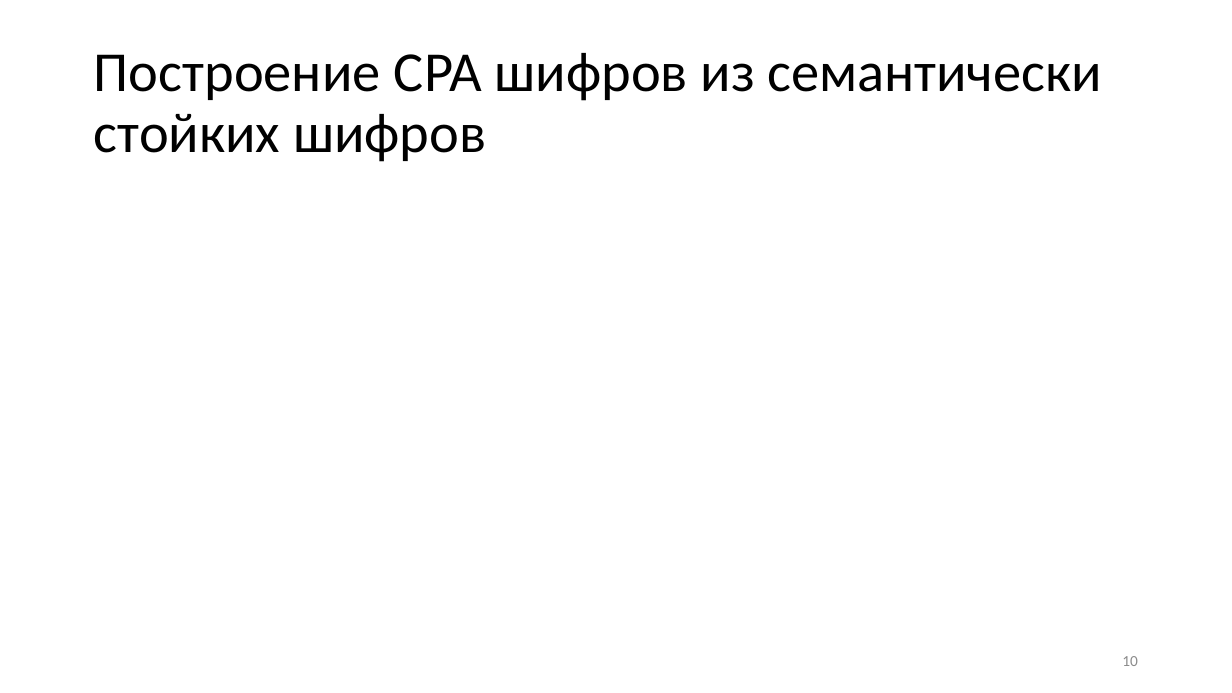
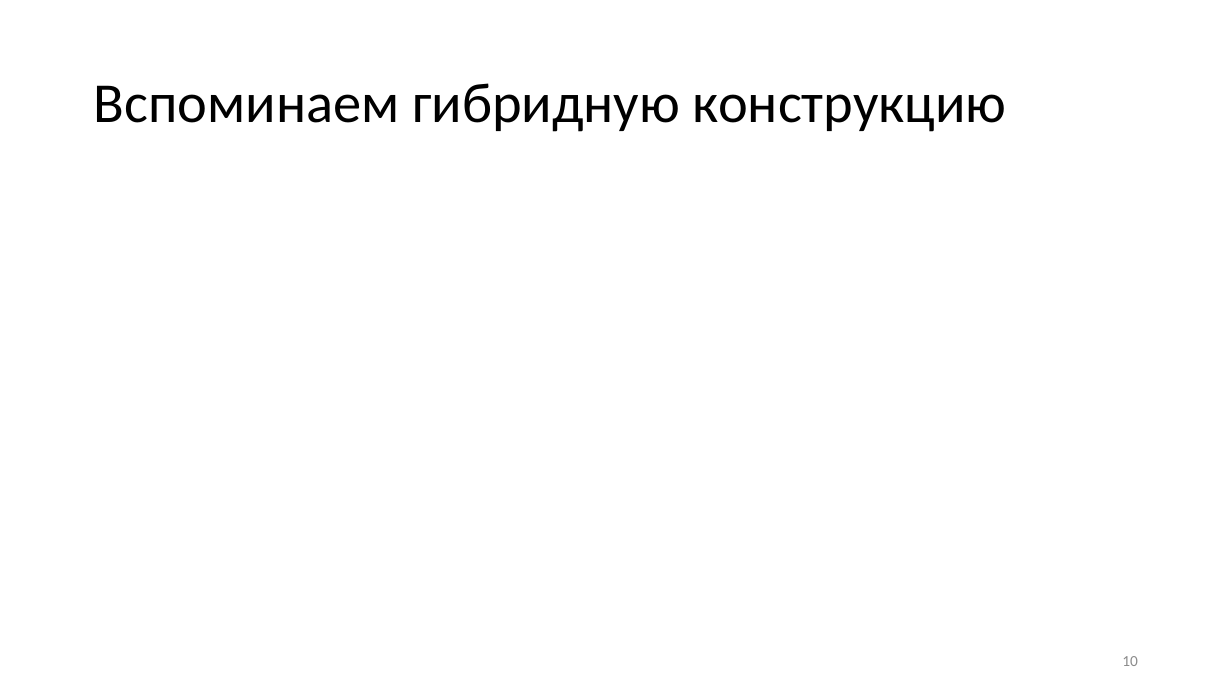
Before and after one commit to CryptoCourse/CryptoLectures, a slide deck: slide 10 of Lectures/Lecture8.pptx. Drawn at 1232x693 pixels with LibreOffice and Linux fonts; fonts in the diff are those of the drawing; grey boxes stand for pictures. Boxes give left, top, right and bottom in pixels: in the first picture for what was removed or moved away, otherwise in the second. Text is boxed around its words. In the diff, an @@ line names an element or a change of style, - is before the commit and + after.

```diff
--- a/Lectures/Lecture8.pptx
+++ b/Lectures/Lecture8.pptx
@@ title at <box>94,83,1007,132</box>: text changed @@
-Построение CPA шифров из семантически стойких шифров
+Вспоминаем гибридную конструкцию
```
Also in this commit, not shown: 8 other slides changed.
